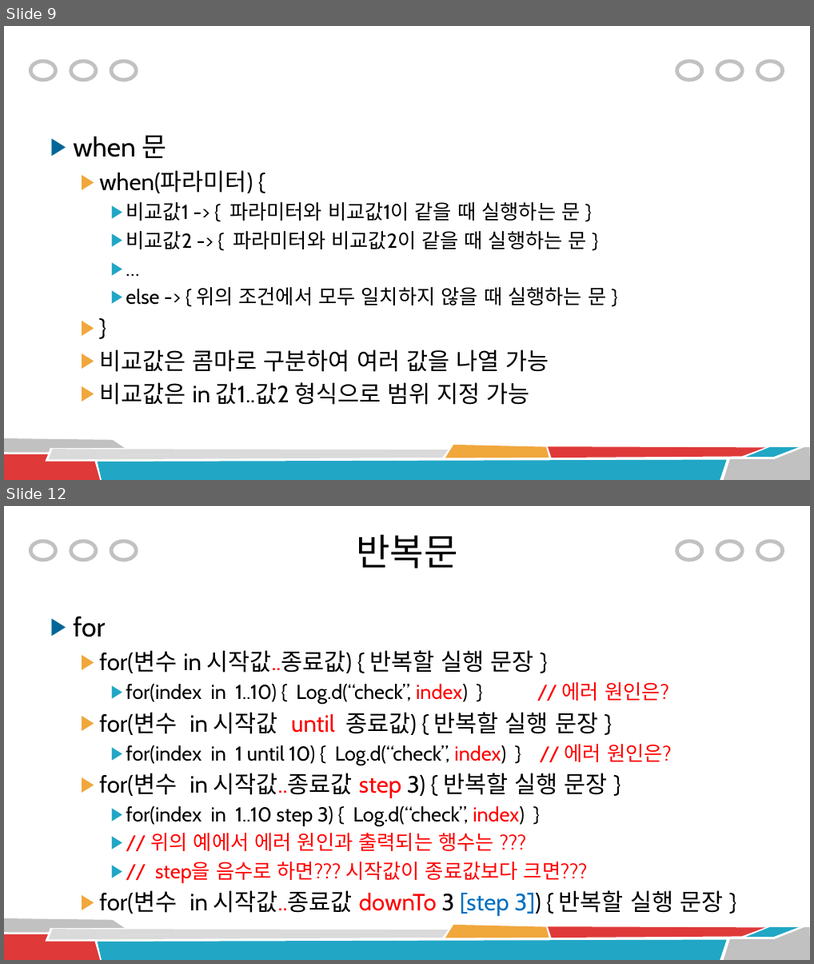
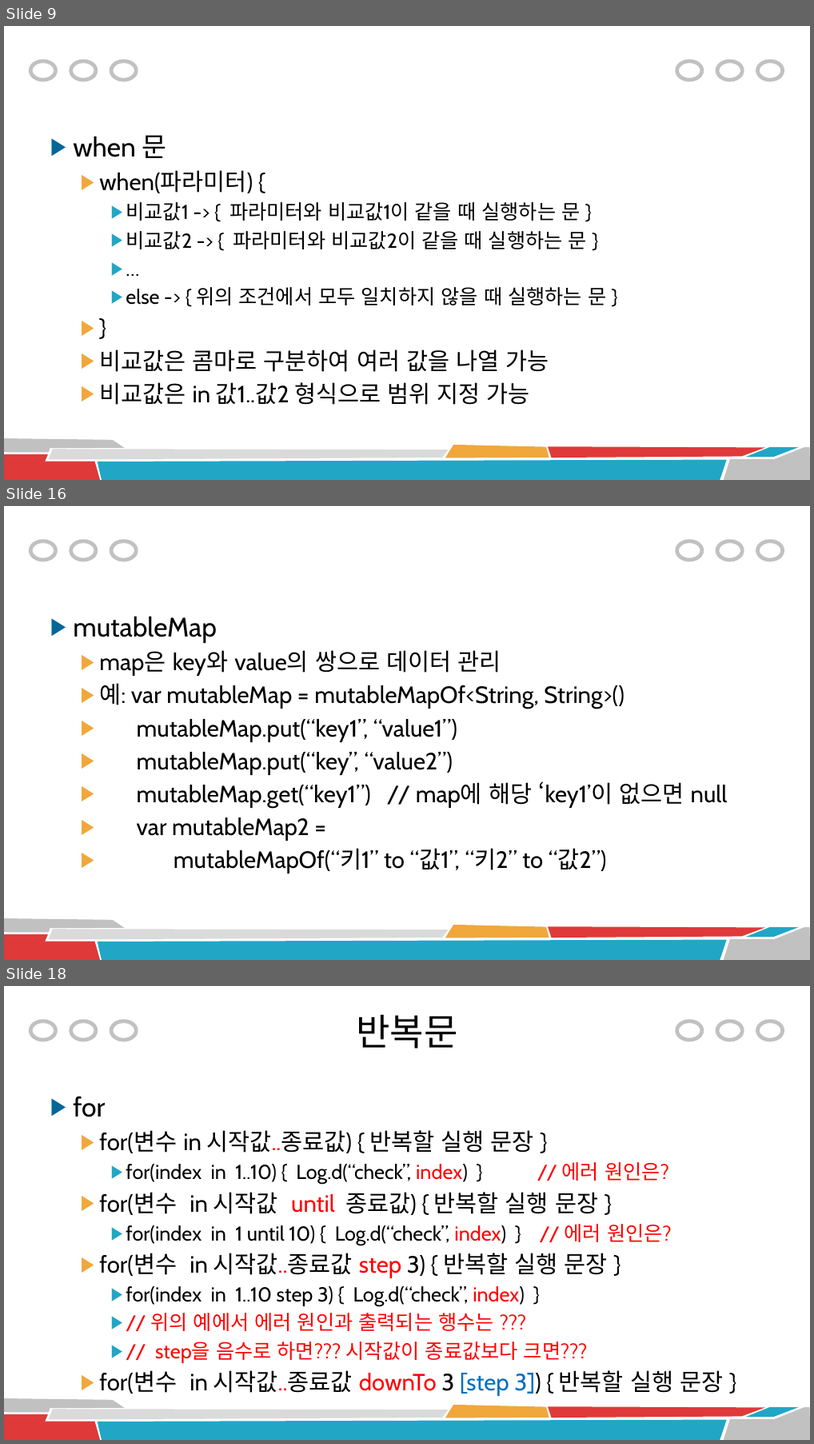
Before and after one commit to rlawnsqja2/and, a slide deck: 03 코틀린 기본 문법.pptx. Shown one above the other, each under a label of ours: slides 9 and 12 before the commit, slides 9, 16 and 18 after it; the slides between them are not shown. The pictures are 814x964 and 814x1444 pixels, drawn with LibreOffice and Linux fonts; fonts in the diff are those of the drawing. Boxes give left, top, right and bottom in pixels: in the first picture for what was removed or moved away, otherwise in the second. Text is boxed around its words. In the diff, an @@ line names an element or a change of style, - is before the commit and + after.

```diff
--- a/03 코틀린 기본 문법.pptx
+++ b/03 코틀린 기본 문법.pptx
@@ slide 16 added at bbox=[4, 506, 810, 960], background #FFFFFF; not listed: 14 template elements that a slide beside it also shows @@
@@ text added at bbox=[73, 616, 728, 873], 28 pt, text #000000 @@
+▶ mutableMap
+  ▶ map은 key와 value의 쌍으로 데이터 관리
+  ▶ 예: var mutableMap = mutableMapOf<String, String>()
+  ▶ mutableMap.put(“key1”, “value1”)
+  ▶ mutableMap.put(“key”, “value2”)
+  ▶ mutableMap.get(“key1”) // map에 해당 ‘key1’이 없으면 null
+  ▶ var mutableMap2 =
+  ▶ mutableMapOf(“키1” to “값1”, “키2” to “값2”)
@@ what was slide 12 is now slide 18 @@
```
Also in this commit, not shown: 5 slides changed, 11 other slides added.
